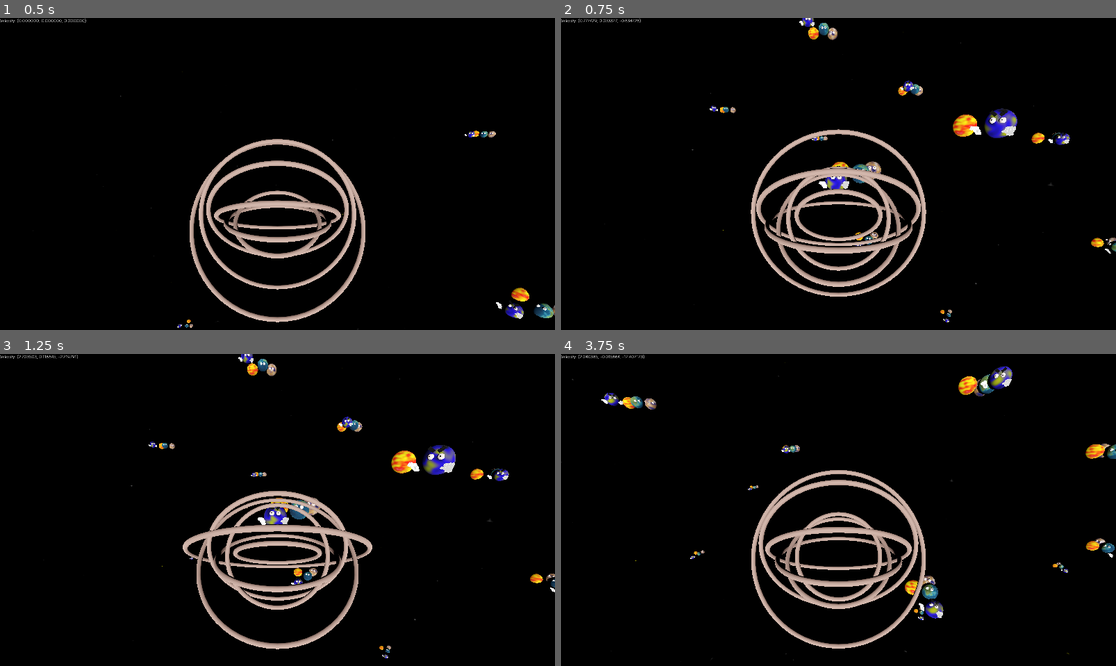
Above: before the commit, frames 1-4 (two rows, left to right).
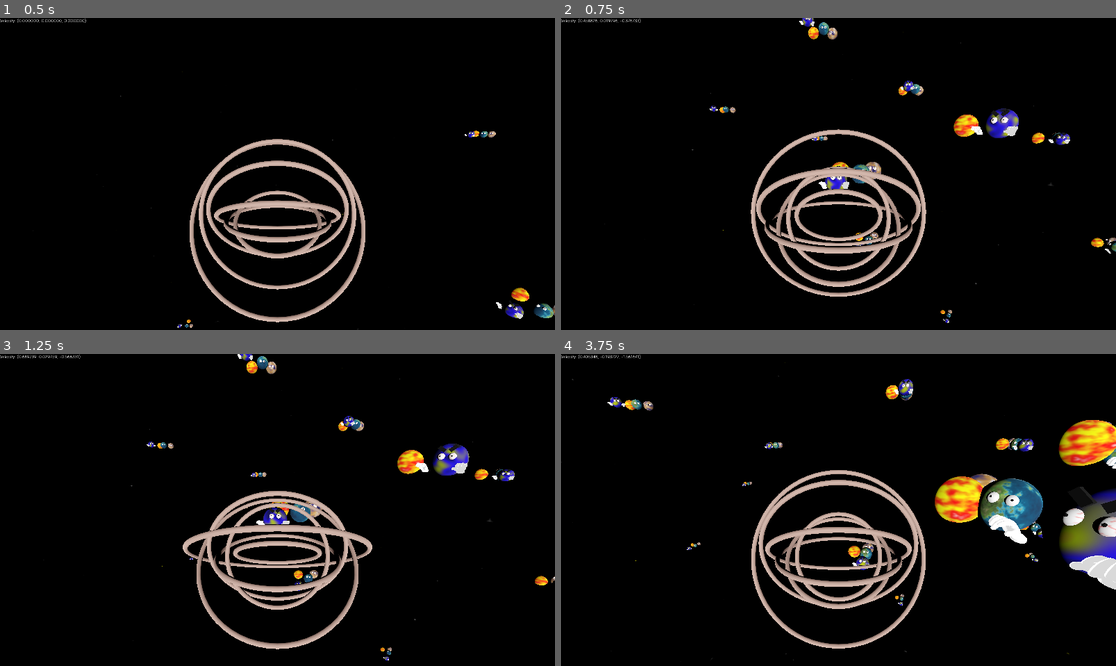
Above: after the commit, the same moments.

Repository: partkyle/godot-sparpg
Game: Godot game, scene res://game.tscn
Same seed, same stepped clock (60 frames per second), same inputs: the game is played once before the commit and once after it.
Inputs (mouse positions are in pixels of both pictures, inside the frame that each line leads up to):
- Up to frame 1 (0.5 s): no input
- Up to frame 2 (0.75 s): tap Enter at 0.5 s; move the mouse to (866, 174) at 0.52 s; hold E (accelerate) from 0.53 s (still down); hold Q (decelerate) from 0.53 s (still down)
- Up to frame 3 (1.25 s): keep holding E (accelerate); keep holding Q (decelerate)
- Up to frame 4 (3.75 s): keep holding E (accelerate); move the mouse to (810, 510) at 1.27 s; release Q (decelerate) at 1.28 s; tap Q (decelerate) at 1.35, 3.05 s; move the mouse to (849, 503) at 2.02 s; hold Q (decelerate) 2.03-2.78 s; tap F (melee) at 2.1 s; move the mouse to (832, 516) at 2.77 s; click (832, 516) at 2.85 s; move the mouse to (877, 513) at 3.52 s; hold Q (decelerate) from 3.53 s (still down); tap 0 at 3.6 s

Frame 1 is identical in both runs. In frame 2, 0.7% of the frame differs, in the area x 4-92%, y 0-98%; in frame 3, 2.4%; in frame 4, 8.5%, in the area x 3-100%, y 0-86%.
Error before the commit: Invalid access to property or key 'deceleration_intensity' on a base object of type 'CharacterBody3D (Player)'. (res://entities/player/controls.gd:25)

Commit message:
fix error

Diff:
--- a/entities/player/controls.gd
+++ b/entities/player/controls.gd
@@ -22,7 +22,7 @@
 
 	var decelerate := Input.get_action_strength("decelerate")
 	if decelerate > 0.0:
-		target.velocity = lerp(target.velocity, Vector3.ZERO, target.deceleration_intensity * delta)
+		target.velocity = lerp(target.velocity, Vector3.ZERO, deceleration_intensity * delta)
 
 	if target.velocity.length_squared() < EPSILON:
 		target.velocity = Vector3.ZERO
